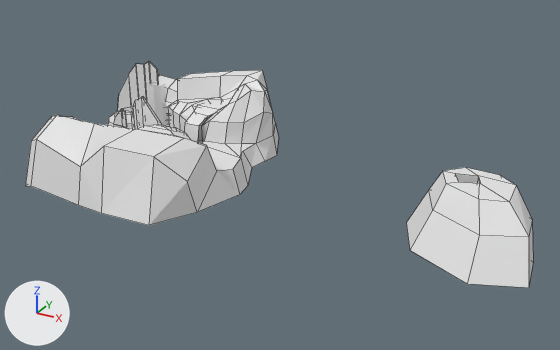
Two versions of the Blender file Goodbye World/Assets/Blender/Tower.blend, one commit apart.
Camera for both pictures: a 50 mm lens placed at (169.0, -214.6, 97.0), pointed at (57.4, -11.7, -4.5). Arrows for +X, +Y and +Z are at lower left; the lights stay in place. Mesh edges are drawn as thin lines on the coarser meshes.

Script lines for the objects in view, before the commit:
```python
me_circle = bpy.data.meshes.new('Circle')
me_circle.from_pydata(...)  # 190 vertices, 181 faces; spans x -4.2..3.1, y -0.3..14.8, z -3.1..4.6
me_cube_015 = bpy.data.meshes.new('Cube.015')
me_cube_015.from_pydata(...)  # 65 vertices, 61 faces; spans x -4.5..6.6, y -6.3..3.1, z -22.6..1.0
# before: 58 (2.9, 2.6, -22.6), 59 (5.9, 0.0, -22.6) at pixel (533, 262), 62 (-2.5, 3.1, -22.6)
me_plane = bpy.data.meshes.new('Plane')
me_plane.from_pydata(...)  # 272 vertices, 241 faces; spans x -26.8..49.5, y -57.4..35.9, z -13.9..19.3
ob_circle = bpy.data.objects.new('Circle', me_circle)
ob_circle.location = (0.0, 0.0, 0.0)
ob_circle.rotation_euler = (1.571, 0.0, -3.142)  # degrees (90, 0, -180)
ob_cube_015 = bpy.data.objects.new('Cube.015', me_cube_015)
ob_cube_015.location = (113.5, 5.6, -1.0)
ob_cube_015.scale = (3.95, 3.95, 1.0)
ob_plane = bpy.data.objects.new('Plane', me_plane)
ob_plane.location = (0.0, 0.0, 0.0)
# also in view: 'Cube.006' at (2.0, -15.0, 8.3); 'Plane.001' at (24.4, -0.2, 0.1); 'Cube.004' at (-12.5, 4.4, 10.3)
```
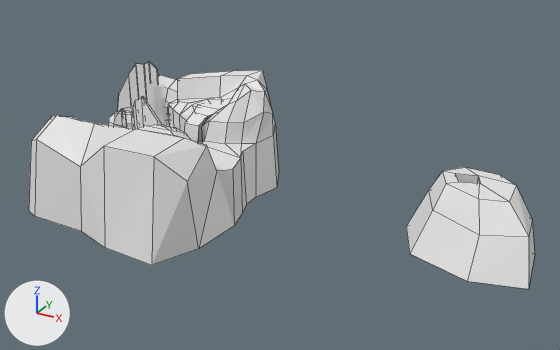
Patch to the scene script:
```diff
--- a/Goodbye World/Assets/Blender/Tower.blend.py
+++ b/Goodbye World/Assets/Blender/Tower.blend.py
@@ me_cube_015 @@
 me_cube_015.from_pydata(...)  # 65 vertices, 61 faces; spans x -4.5..6.6, y -6.3..3.1, z -22.6..1.0
 # used by ob_cube_015; location = (113.5, 5.6, -1.0); scale = (3.95, 3.95, 1.0)
-me_cube_015.vertices[60].co = (-4.5, -0.2, -18.8)  # pixel (406, 222)
-me_cube_015.vertices[61].co = (-2.6, -4.5, -18.8)  # pixel (409, 250)
-me_cube_015.vertices[63].co = (2.5, -6.3, -20.9)  # pixel (467, 283)
-me_cube_015.vertices[64].co = (6.6, -5.3, -19.6)  # pixel (528, 287)
+# me_cube_015 part 1
+for i in [58, 59, 62]: me_cube_015.vertices[i].co += Vector((0.0, 0.0, 2.6))
+me_cube_015.vertices[60].co = (-4.5, -0.2, -20.0)  # pixel (406, 226)
+me_cube_015.vertices[61].co = (-2.6, -4.5, -20.0)  # pixel (409, 253)
+me_cube_015.vertices[63].co = (2.5, -6.3, -20.0)  # pixel (467, 281)
+me_cube_015.vertices[64].co = (6.6, -5.3, -20.0)  # pixel (528, 289)
@@ me_plane @@
 # used by ob_plane; location = (0.0, 0.0, 0.0)
-me_plane.from_pydata(...)  # 272 vertices, 241 faces; spans x -26.8..49.5, y -57.4..35.9, z -13.9..19.3
+me_plane.from_pydata(...)  # 272 vertices, 241 faces; spans x -26.8..47.1, y -57.4..35.9, z -20.0..19.3
+# me_plane part 2: 49 of 272 vertices moved; they spanned x -26.8..49.5, y -57.4..35.9, z -13.9..8.2 and now span x -26.8..47.1, y -57.4..35.9, z -20.0..8.6; mean shift (-0.2, 0.0, -9.0); largest move (46.0, -1.7, -5.5) -> (42.3, -1.7, -20.0)
```

Boxes [x1, y1, x2, y2] around the edits, measured in the pictures (560 x 350 px; the box of a moved part takes in the faces that stretch with it):
'Plane', reshaped (26% taller): before [26, 70, 278, 225]; after [29, 70, 279, 265]
'Cube.015', reshaped: before [406, 167, 533, 288]; after [406, 167, 535, 289]
part 1 of me_cube_015, moved or reshaped: before [406, 190, 533, 288]; after [406, 190, 535, 289]
part 2 of me_plane, moved or reshaped: before [26, 94, 278, 225]; after [29, 94, 279, 265]
